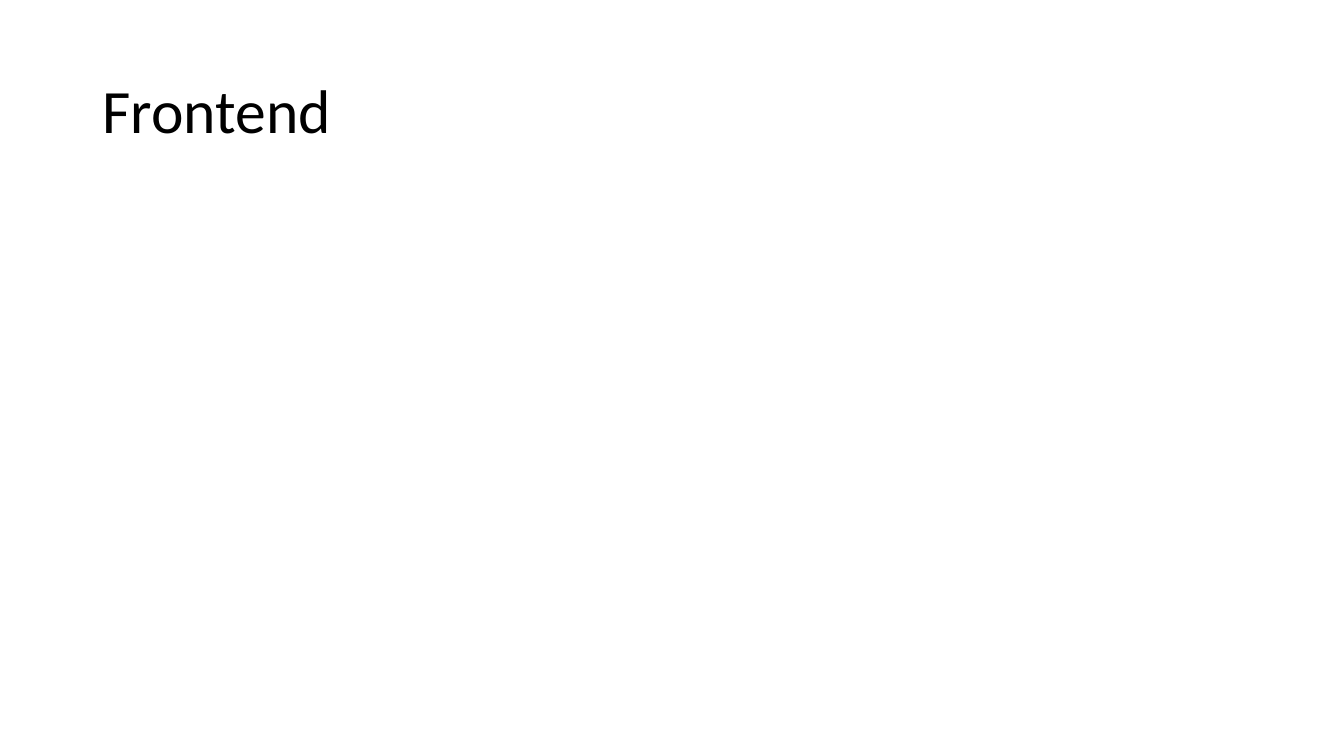
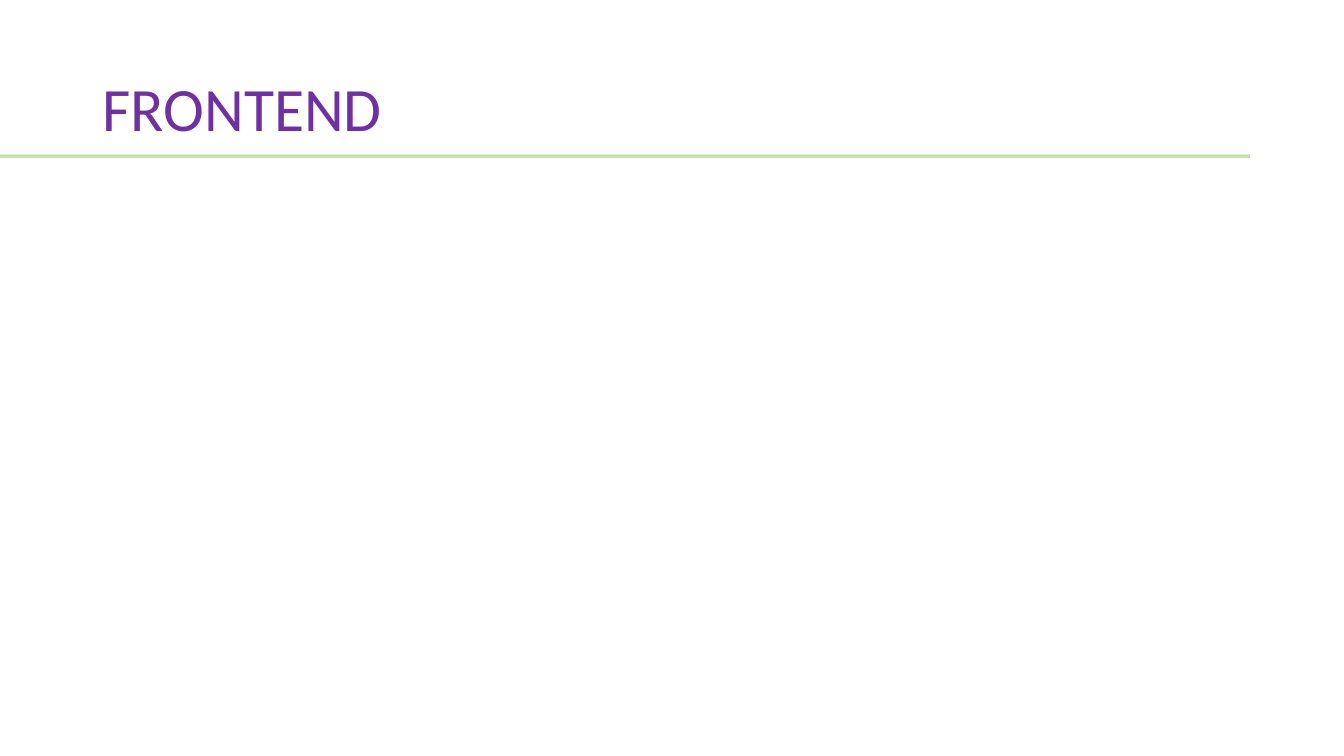
Before and after one commit to WI18C/Lernsoftware, a slide deck: slide 15 of Zwischenpräsentation.pptx (slide 12 before the commit). Drawn at 1344x756 pixels with LibreOffice and Linux fonts; fonts in the diff are those of the drawing. Boxes give left, top, right and bottom in pixels: in the first picture for what was removed or moved away, otherwise in the second. Text is boxed around its words. In the diff, an @@ line names an element or a change of style, - is before the commit and + after.

```diff
--- a/Zwischenpräsentation.pptx
+++ b/Zwischenpräsentation.pptx
@@ title at [102, 91, 381, 132]: text changed; text colour #000000 to #7030A0 @@
-Frontend
+FRONTEND
@@ rectangle added at [0, 154, 1250, 158], fill #C5E0B4 @@
```
Also in this commit, not shown: 9 other slides changed, 5 slides added, 2 slides removed.
